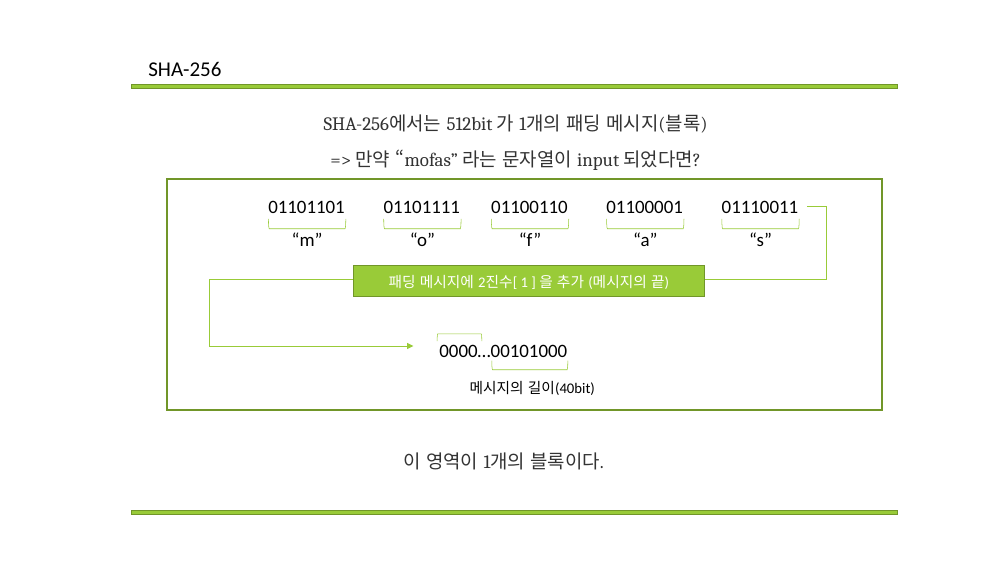
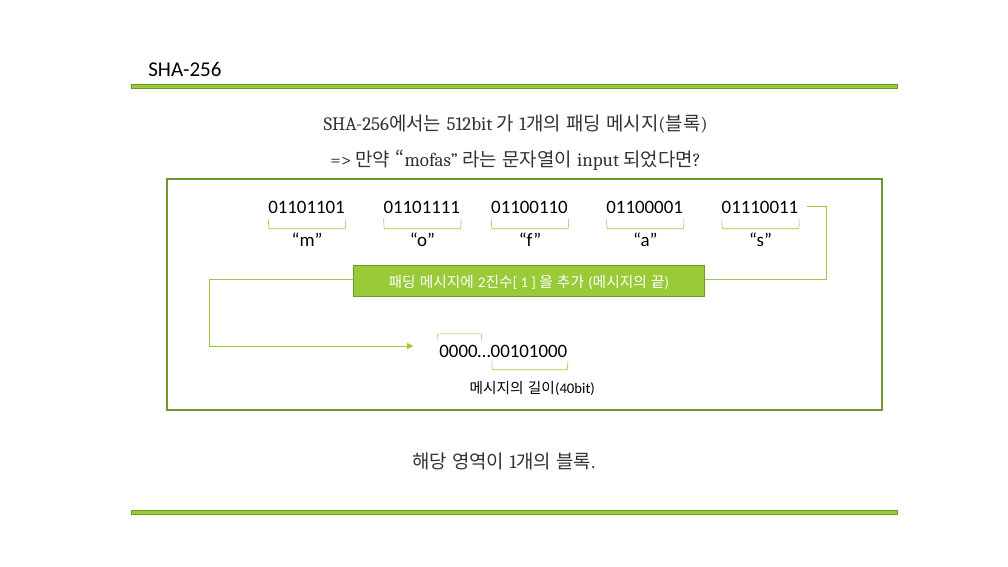
Before and after one commit to Mikusnuz/MyPractice, a slide deck: slide 8 of Study/13. SHA256.pptx. Drawn at 1008x567 pixels with LibreOffice and Linux fonts; fonts in the diff are those of the drawing. Boxes give left, top, right and bottom in pixels: in the first picture for what was removed or moved away, otherwise in the second. Text is boxed around its words. In the diff, an @@ line names an element or a change of style, - is before the commit and + after.

```diff
--- a/Study/13. SHA256.pptx
+++ b/Study/13. SHA256.pptx
@@ text at (412,452,595,470): text changed @@
-이 영역이 1개의 블록이다.
+해당 영역이 1개의 블록.
```
Also in this commit, not shown: 4 other files.
